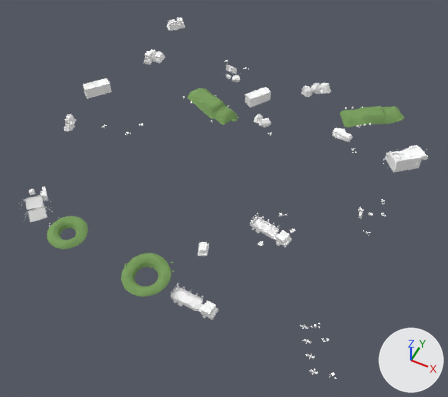
One commit to the glTF model assets/models/outdoor/outdoor_03.glb: the scene before it, then after it.
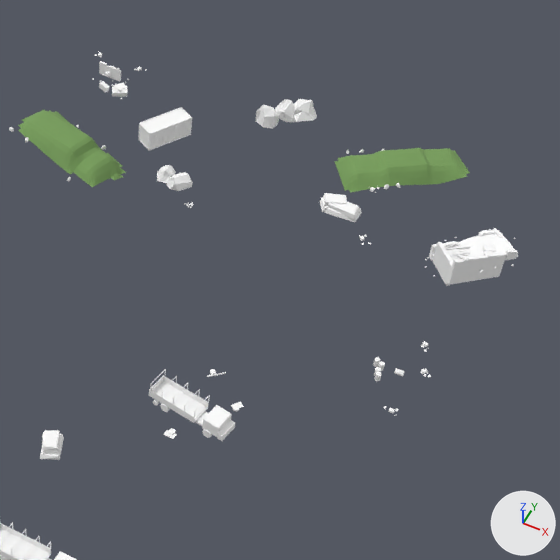
Each version is shown whole from a 50 mm camera at (46.2, -88.8, 100.0) aimed at (4.0, -4.4, -5.5), then close up on the part from 40% to 100% of the width and 9% to 77% of the height. Arrows for +X, +Y and +Z are at lower right; the lights stay in place. The older version's two pictures come first. Vertices at exactly the same position are counted once.

The scene before the commit, as lines of its bpy script (objects in view):
```python
me_gas_station_town = bpy.data.meshes.new('gas_station_town')
me_gas_station_town.from_pydata(...)  # 7295 vertices, 10994 faces; spans x -38.2..42.6, y -38.1..46.4, z -2.5..6.8
# faces by material slot: [8736, 2258]
me_gas_station_town.materials.append(mat_kit_atlas)  # white #ffffff
me_gas_station_town.materials.append(mat_ground)  # picture img_kit_dbr_ground
ob_gas_station_town = bpy.data.objects.new('gas_station_town', me_gas_station_town)
ob_gas_station_town.location = (0.0, 0.0, 0.0)
```
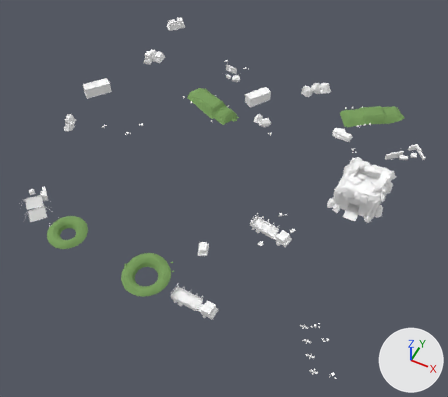
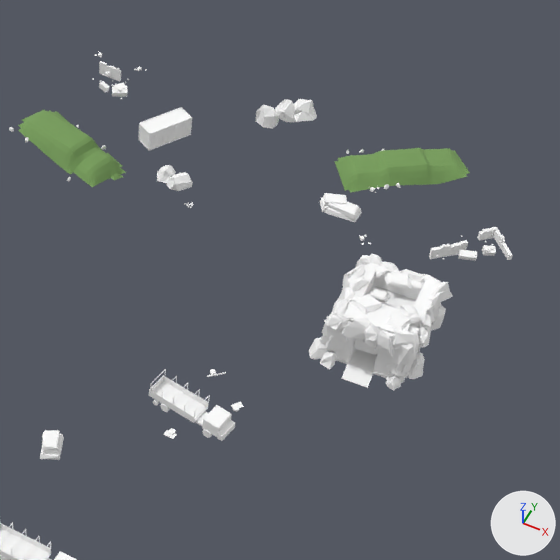
Location of each change, (x1, y1, x2, y2) in pixels of the close-ups (560 x 560 px; the box of a moved part takes in the faces that stretch with it):
'gas_station_town', reshaped: before (0, 51, 518, 560); after (0, 51, 513, 560)
part 1 of me_gas_station_town, moved or reshaped (not visible before): after (483, 245, 496, 256)
part 2 of me_gas_station_town, moved or reshaped: before (482, 245, 496, 254); after (490, 246, 495, 250)
part 3 of me_gas_station_town, moved or reshaped: before (460, 250, 471, 256); after (459, 249, 477, 261)
part 4 of me_gas_station_town, rebuilt: before (429, 241, 459, 257); after (429, 240, 468, 259)
part 5 of me_gas_station_town, deleted: before (373, 229, 518, 416)
part 6 of me_gas_station_town, built on: before (429, 228, 518, 261); after (309, 227, 513, 391)
part 7 of me_gas_station_town, surface changed: before (478, 232, 497, 237); after (478, 230, 505, 255)

What changed in the scene script:
```text
Add img_kit_glass:
    img_kit_glass = load_image('kit_glass', '_unpacked/kit_glass', 16, 16, 'sRGB')
Add mat_glass:
    mat_glass = bpy.data.materials.new('glass')
    # uses the picture img_kit_glass
Change me_gas_station_town:
    used by ob_gas_station_town; location = (0.0, 0.0, 0.0)
    remove me_gas_station_town.from_pydata(...)  # 7295 vertices, 10994 faces; spans x -38.2..42.6, y -38.1..46.4, z -2.5..6.8
    add me_gas_station_town.from_pydata(...)  # 7867 vertices, 11924 faces; spans x -38.2..42.0, y -38.1..46.4, z -2.5..6.5
    me_gas_station_town part 1: the loose piece of 8 vertices spanning x 39.2..39.8, y 16.6..17.1, z 5.3..5.6 is scaled about its middle by (2.2, 2.56, 2.41), then moved by (0.1, -0.2, -0.1)
    me_gas_station_town part 2: the loose piece of 8 vertices spanning x 38.9..40.4, y 16.0..17.3, z 4.9..5.7 is multiplied about its middle by the matrix ((0.346, -0.182, 0.09), (0.198, 0.342, -0.069), (-0.045, 0.104, 0.385)), then moved by (0.2, 0.1, 0.2)
    me_gas_station_town part 3: the loose piece of 8 vertices spanning x 36.8..38.7, y 15.5..16.8, z 4.0..4.6 is multiplied about its middle by the matrix ((0.997, 0.01, 0.076), (0.01, 0.966, -0.259), (-0.076, 0.259, 0.963))
    me_gas_station_town part 4: the loose piece of 78 vertices spanning x 33.9..37.3, y 15.7..18.5, z 2.5..4.2 is rebuilt with 82 vertices and now spans x 33.9..37.3, y 15.7..18.5, z 2.4..4.1
    me_gas_station_town part 5: 76 loose pieces with 1154 vertices, spanning x 33.0..42.6, y -3.8..21.1, z -1.0..6.8, are deleted
    me_gas_station_town part 6: 16 vertices moved from x 37.9..41.4, y 17.7..20.5, z 5.0..5.6 to x 37.9..41.4, y 17.7..20.5, z 5.1..5.4; 112 vertices removed from x 33.9..42.6, y 12.0..20.5, z 2.6..6.0; 1786 vertices added at x 26.4..42.0, y -1.3..20.3, z -1.2..6.5
    me_gas_station_town part 7: 97 kept faces spanning x 34.0..41.4, y -28.6..20.5, z -2.2..5.4 get new texture (UV) coordinates
    other edits to the shape of me_gas_station_town do not show in these pictures
    add me_gas_station_town.materials.append(mat_glass)
```
